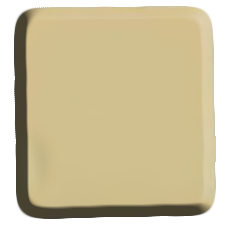
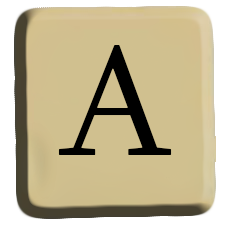
The second 225px x 225px image is a revision of the first. Changes to its layers:
added layer "A" above "Layer 1 copy" over [58, 45, 172, 155]
